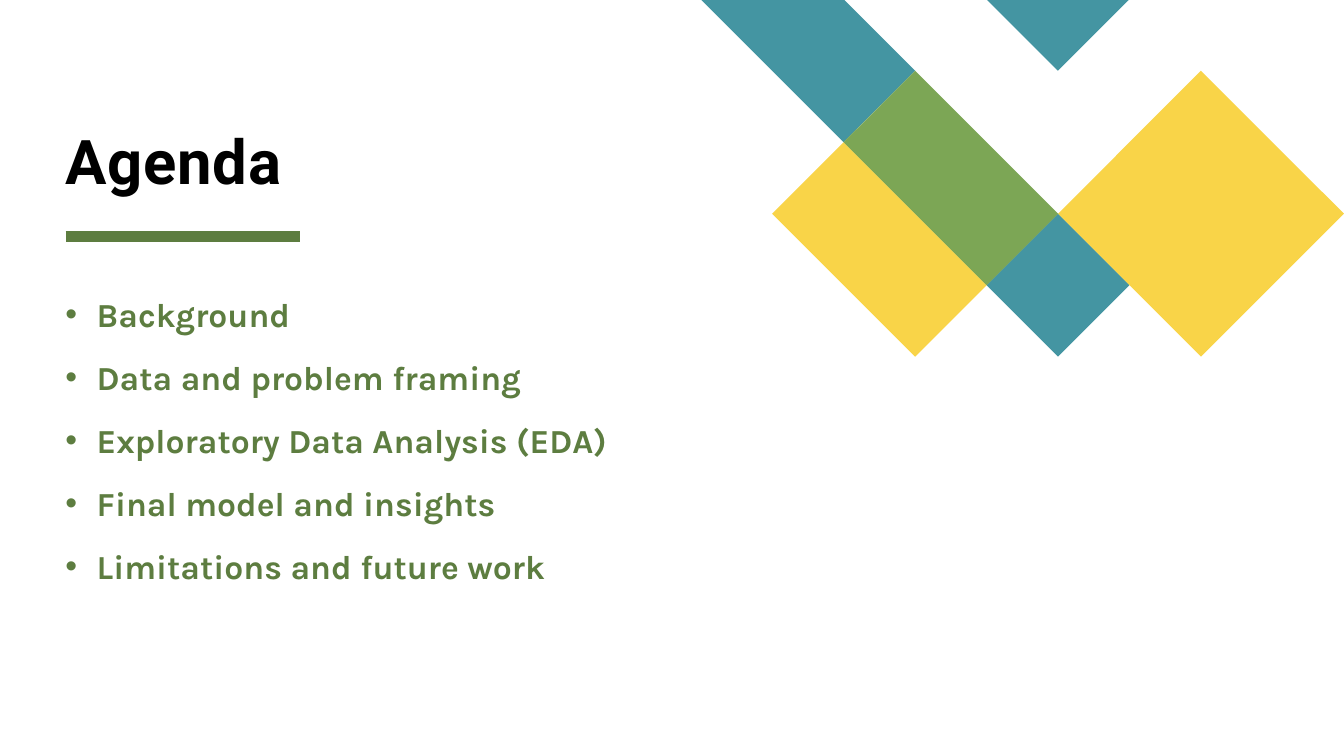
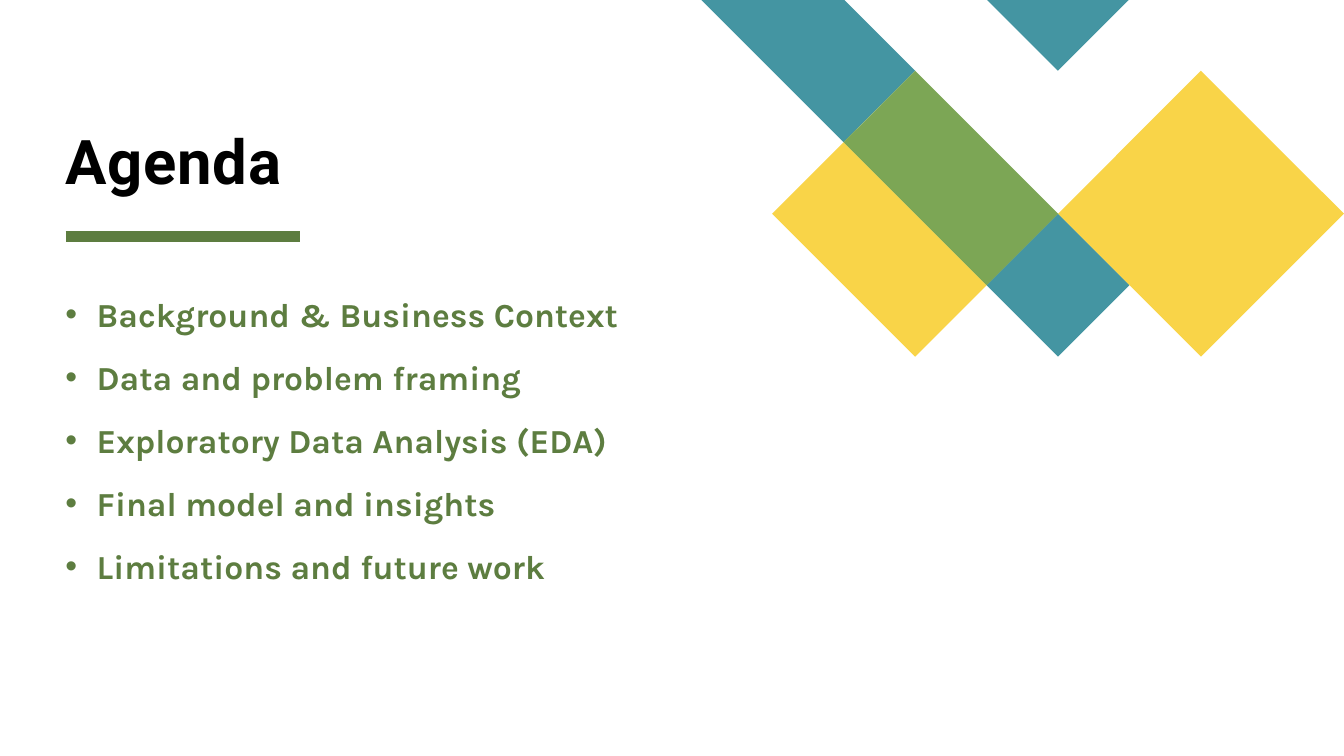
Before and after one commit to ADP777/Workplace-Project, a slide deck: slide 2 of CapStone Individual Project - A du Plooy.pptx. Drawn at 1344x756 pixels with LibreOffice and Linux fonts; fonts in the diff are those of the drawing. Boxes give left, top, right and bottom in pixels: in the first picture for what was removed or moved away, otherwise in the second. Text is boxed around its words. In the diff, an @@ line names an element or a change of style, - is before the commit and + after.

```diff
--- a/CapStone Individual Project - A du Plooy.pptx
+++ b/CapStone Individual Project - A du Plooy.pptx
@@ text at [97, 303, 618, 336]: text changed @@
-• Background
+• Background & Business Context
```
Also in this commit, not shown: 11 other slides changed, 1 slide added, 2 other files.
